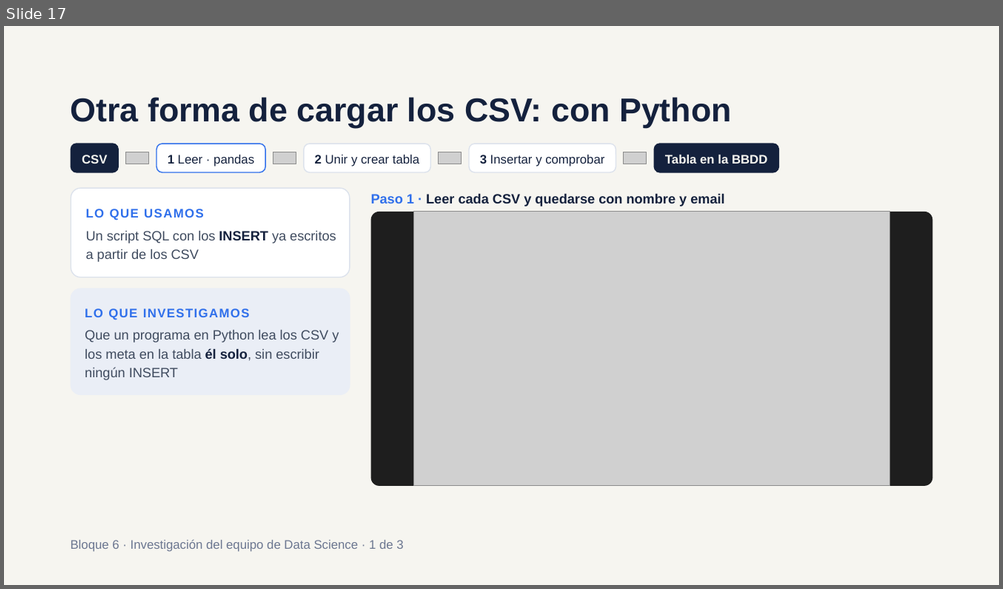
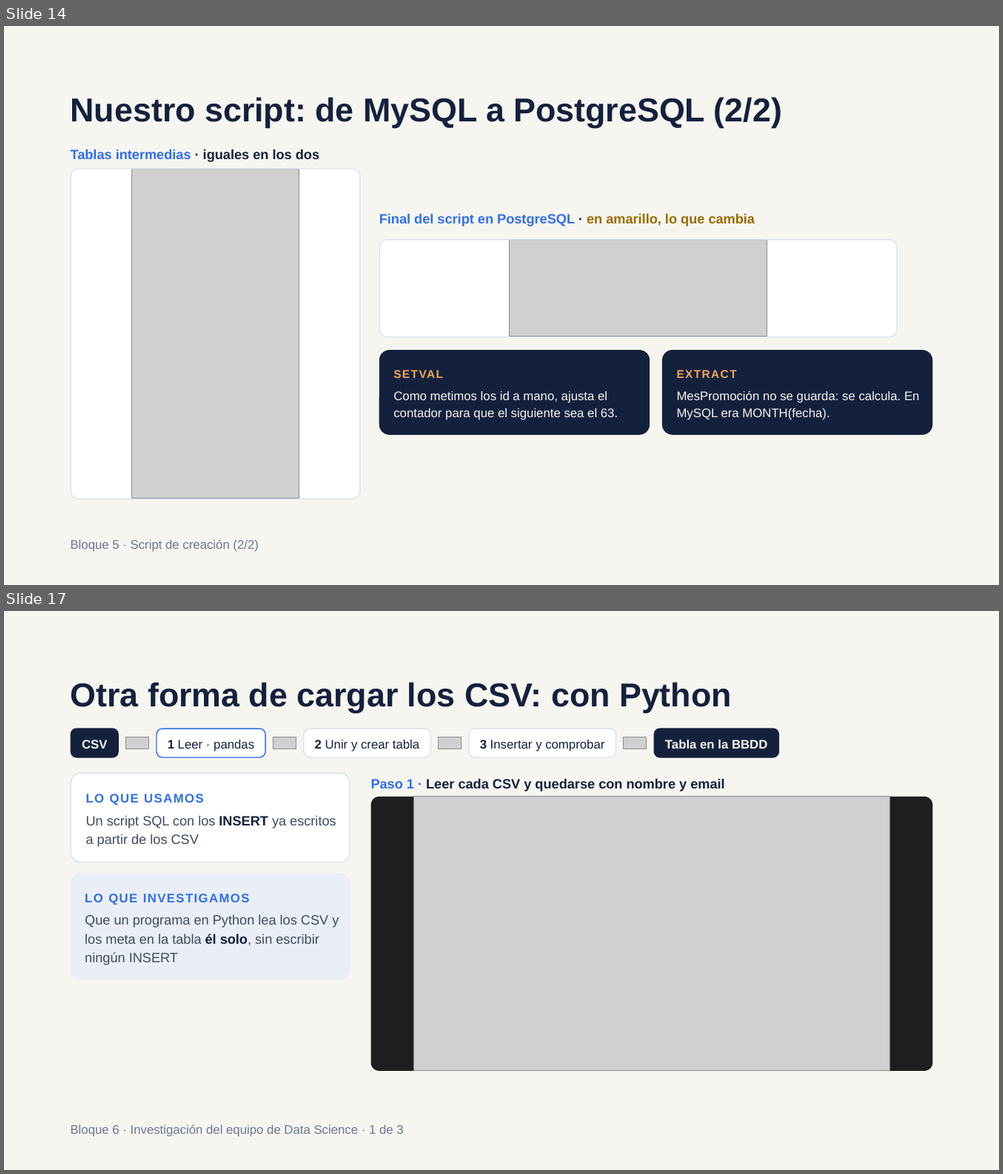
Before and after one commit to palejandra1111-dotcom/ProyectoGrupal-BBDD, a slide deck: docs/Presentacion.pptx. Shown one above the other, each under a label of ours: slide 17 before the commit, slides 14 and 17 after it; the slides between them are not shown. The pictures are 1003x589 and 1003x1174 pixels, drawn with LibreOffice and Linux fonts; fonts in the diff are those of the drawing; grey boxes stand for pictures. Boxes give left, top, right and bottom in pixels: in the first picture for what was removed or moved away, otherwise in the second. Text is boxed around its words. In the diff, an @@ line names an element or a change of style, - is before the commit and + after.

```diff
--- a/docs/Presentacion.pptx
+++ b/docs/Presentacion.pptx
@@ slide 14 added at <box>4,26,999,585</box>, background #F6F5F0 @@
@@ title added at <box>71,97,782,128</box>, 32 pt, text #14213D, bold @@
+Nuestro script: de MySQL a PostgreSQL (2/2)
@@ text added at <box>71,149,319,162</box>, 13 pt, text #2F6FEB, bold @@
+Tablas intermedias · iguales en los dos
@@ rounded rectangle added at <box>71,169,361,500</box>, fill #FFFFFF @@
@@ rounded rectangle added at <box>71,170,361,500</box>, outline #DCE2EC 1 pt @@
@@ picture added at <box>131,170,299,499</box> @@
@@ text added at <box>379,213,755,227</box>, 13 pt, text #2F6FEB, bold @@
+Final del script en PostgreSQL · en amarillo, lo que cambia
@@ rounded rectangle added at <box>379,239,897,338</box>, fill #FFFFFF @@
@@ rounded rectangle added at <box>379,240,896,338</box>, outline #DCE2EC 1 pt @@
@@ picture added at <box>509,240,766,336</box> @@
@@ rounded rectangle added at <box>379,351,649,436</box>, fill #14213D @@
@@ rounded rectangle added at <box>662,351,932,436</box>, fill #14213D @@
@@ text added at <box>393,370,443,378</box>, 11 pt, text #F2A65A, bold @@
+SETVAL
@@ text added at <box>677,370,737,378</box>, 11 pt, text #F2A65A, bold @@
+EXTRACT
@@ text added at <box>393,392,617,420</box>, 12 pt, text #F6F5F0 @@
+Como metimos los id a mano, ajusta el contador para que el siguiente sea el 63.
@@ text added at <box>677,391,919,420</box>, 12 pt, text #F6F5F0 @@
+MesPromoción no se guarda: se calcula. En MySQL era MONTH(fecha).
@@ text added at <box>71,540,258,552</box>, 12 pt, text #6B7690 @@
+Bloque 5 · Script de creación (2/2)
```
Also in this commit, not shown: 13 slides changed, 1 slide removed, 27 other files.
